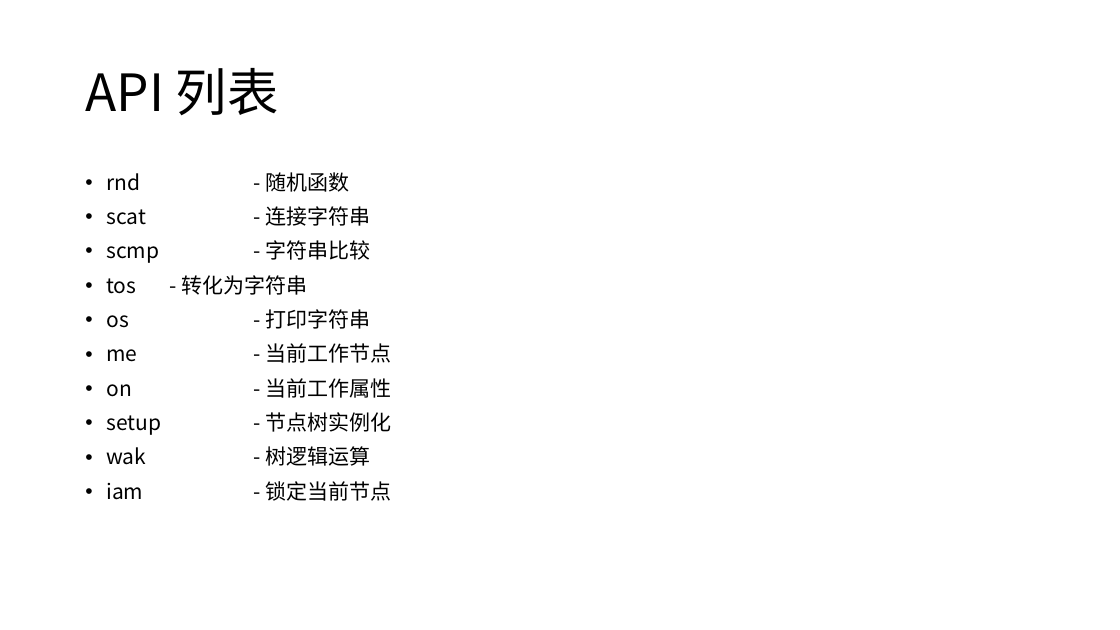
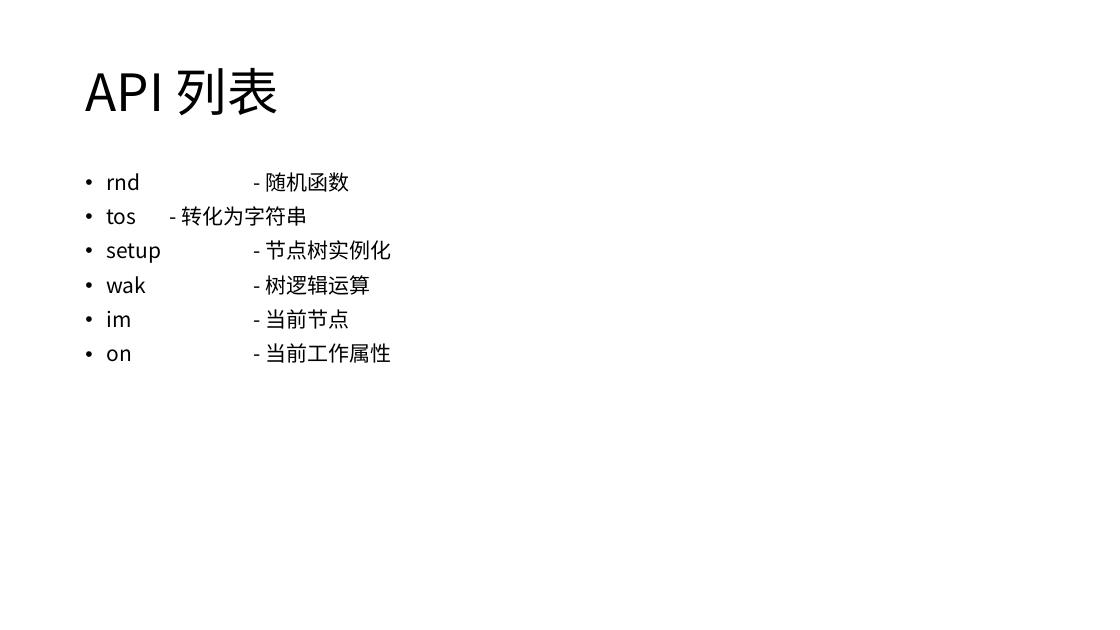
Before and after one commit to panguojun/.PHG., a slide deck: slide 17 of PHG语法手册.pptx. Drawn at 1120x630 pixels with LibreOffice and Linux fonts; fonts in the diff are those of the drawing. Boxes give left, top, right and bottom in pixels: in the first picture for what was removed or moved away, otherwise in the second. Text is boxed around its words. In the diff, an @@ line names an element or a change of style, - is before the commit and + after.

```diff
--- a/PHG语法手册.pptx
+++ b/PHG语法手册.pptx
@@ text at bbox=[106, 206, 370, 263]: paragraphs removed @@
-• scat - 连接字符串
-• scmp - 字符串比较
@@ text at bbox=[106, 309, 391, 398]: paragraphs removed @@
-• os - 打印字符串
-• me - 当前工作节点
-• on - 当前工作属性
@@ text at bbox=[106, 309, 391, 363]: text changed @@
-• iam - 锁定当前节点
+• im - 当前节点
+• on - 当前工作属性
```
Also in this commit, not shown: 2 other slides changed, 7 other files.
